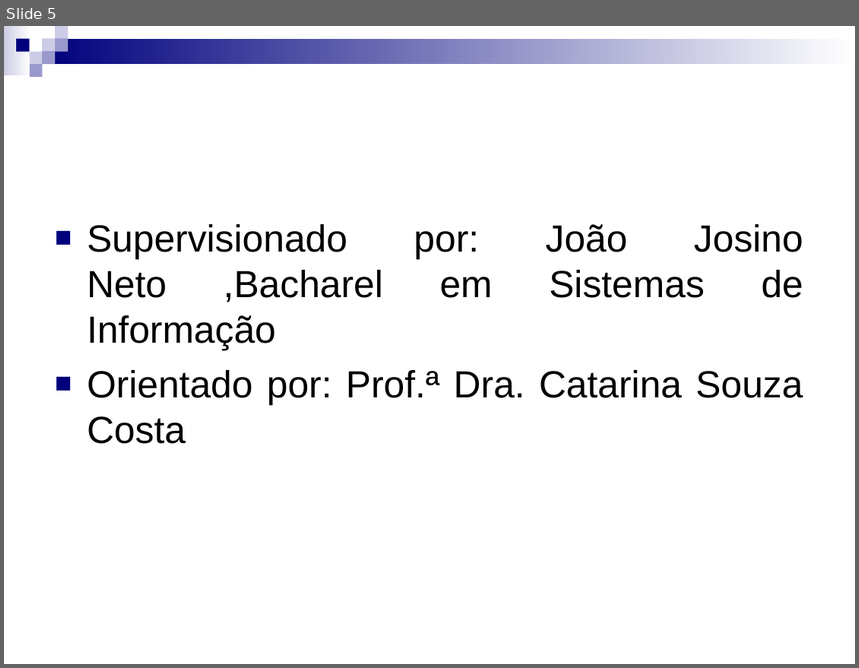
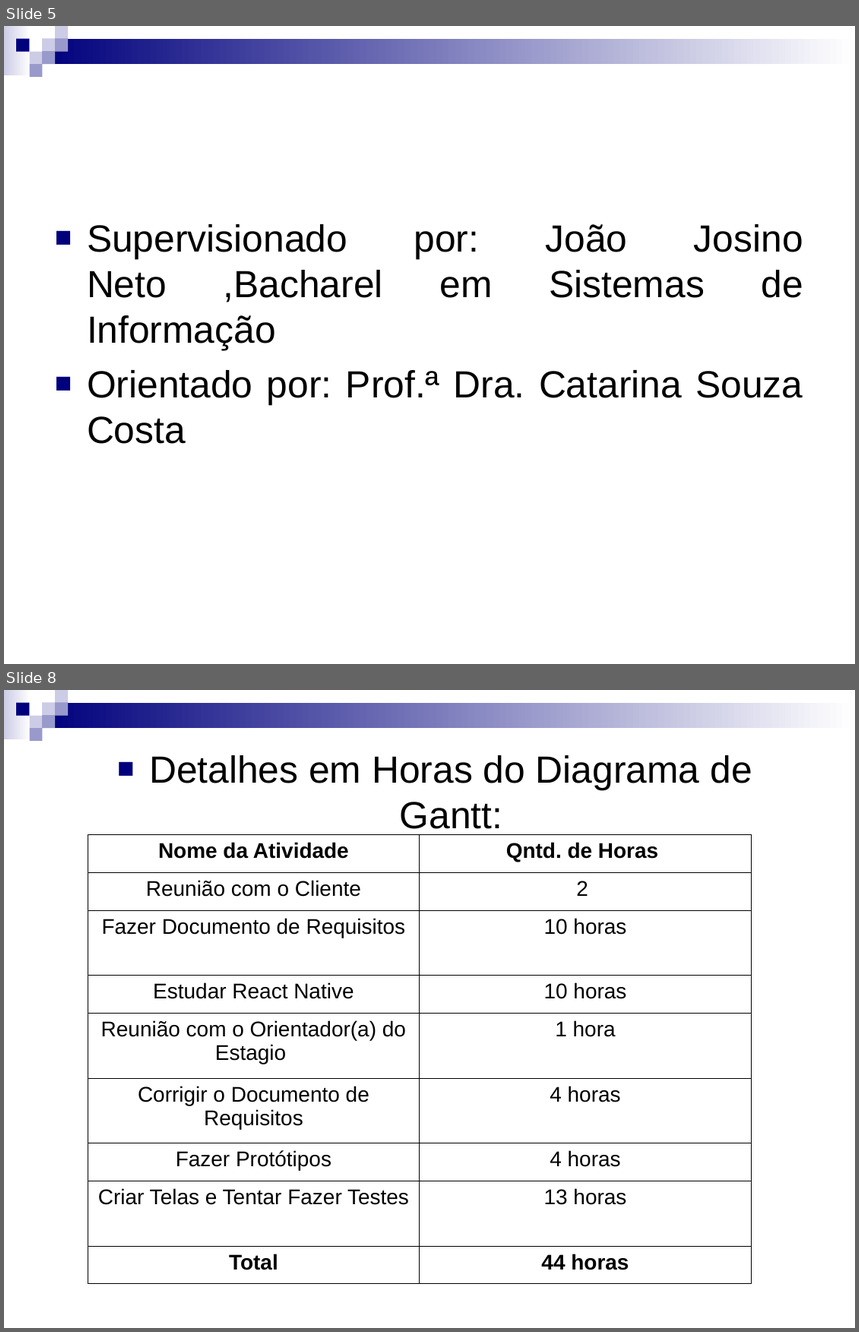
Before and after one commit to Gabrielfgrd/CamaraRB, a slide deck: Documentos/Documentos das aulas/Apresentação para o dia 10.ppt. Shown one above the other, each under a label of ours: slide 5 before the commit, slides 5 and 8 after it; the slides between them are not shown. The pictures are 859x668 and 859x1332 pixels, drawn with LibreOffice and Linux fonts; fonts in the diff are those of the drawing. Boxes give left, top, right and bottom in pixels: in the first picture for what was removed or moved away, otherwise in the second. Text is boxed around its words. In the diff, an @@ line names an element or a change of style, - is before the commit and + after.

Commit message:
Mudanças no repositorio
Acrescentei aguns documentos e retirei outros

```diff
--- a/Documentos/Documentos das aulas/Apresentação para o dia 10.ppt
+++ b/Documentos/Documentos das aulas/Apresentação para o dia 10.ppt
@@ slide 8 added at [4, 690, 855, 1328], background #FFFFFF; not listed: 9 template elements that a slide beside it also shows @@
@@ text added at [149, 755, 752, 836], 32 pt, text #000000 @@
+■ Detalhes em Horas do Diagrama de Gantt:
@@ table added at [88, 834, 751, 1284], 9 rows, 2 columns @@
+Nome da Atividade | Qntd. de Horas
+Reunião com o Cliente | 2
+Fazer Documento de Requisitos | 10 horas
+Estudar React Native | 10 horas
+Reunião com o Orientador(a) do Estagio | 1 hora
+Corrigir o Documento de Requisitos | 4 horas
+Fazer Protótipos | 4 horas
+Criar Telas e Tentar Fazer Testes | 13 horas
+Total | 44 horas
```
Also in this commit, not shown: 3 slides changed, 13 other slides added, 3 slides removed, 8 other files.
